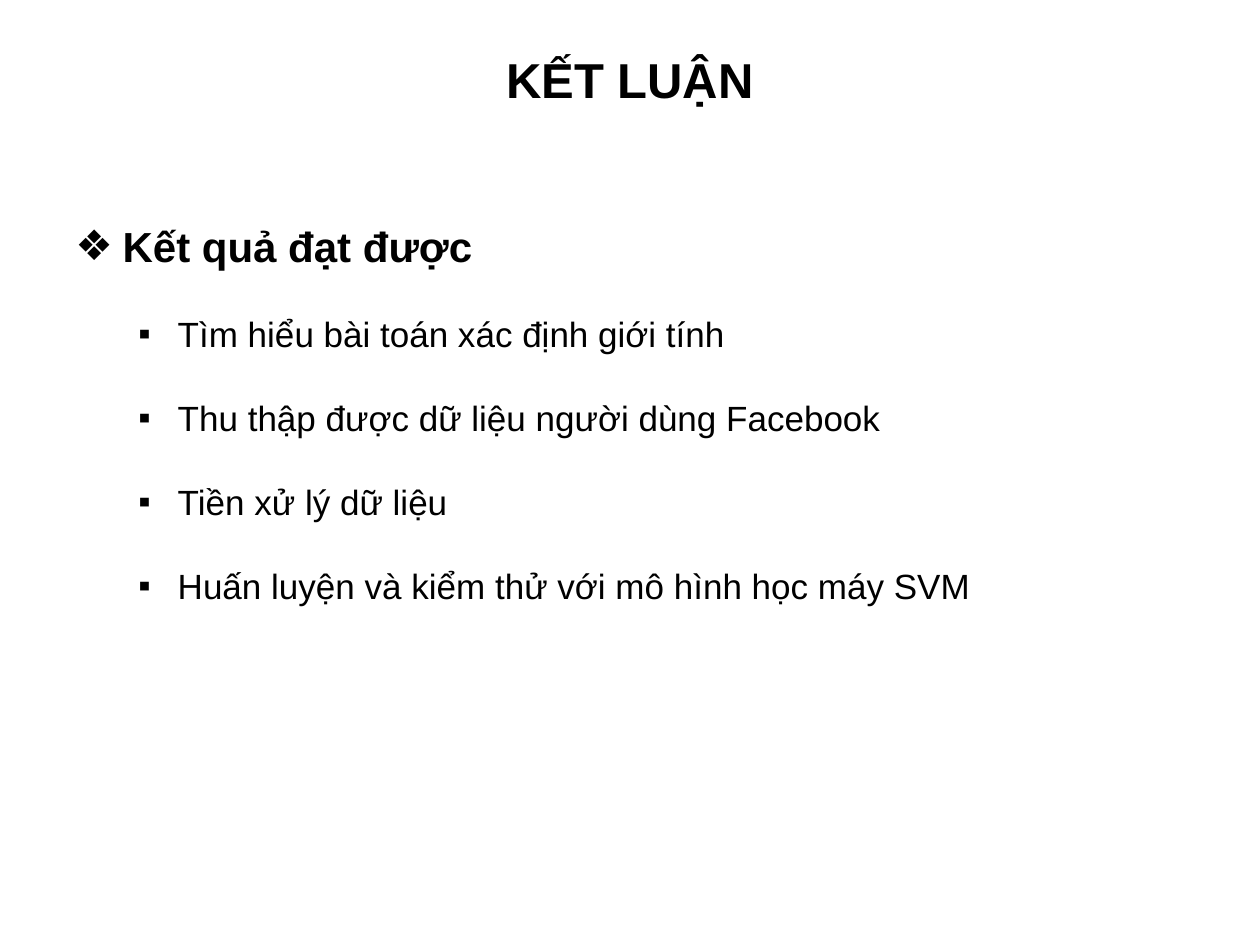
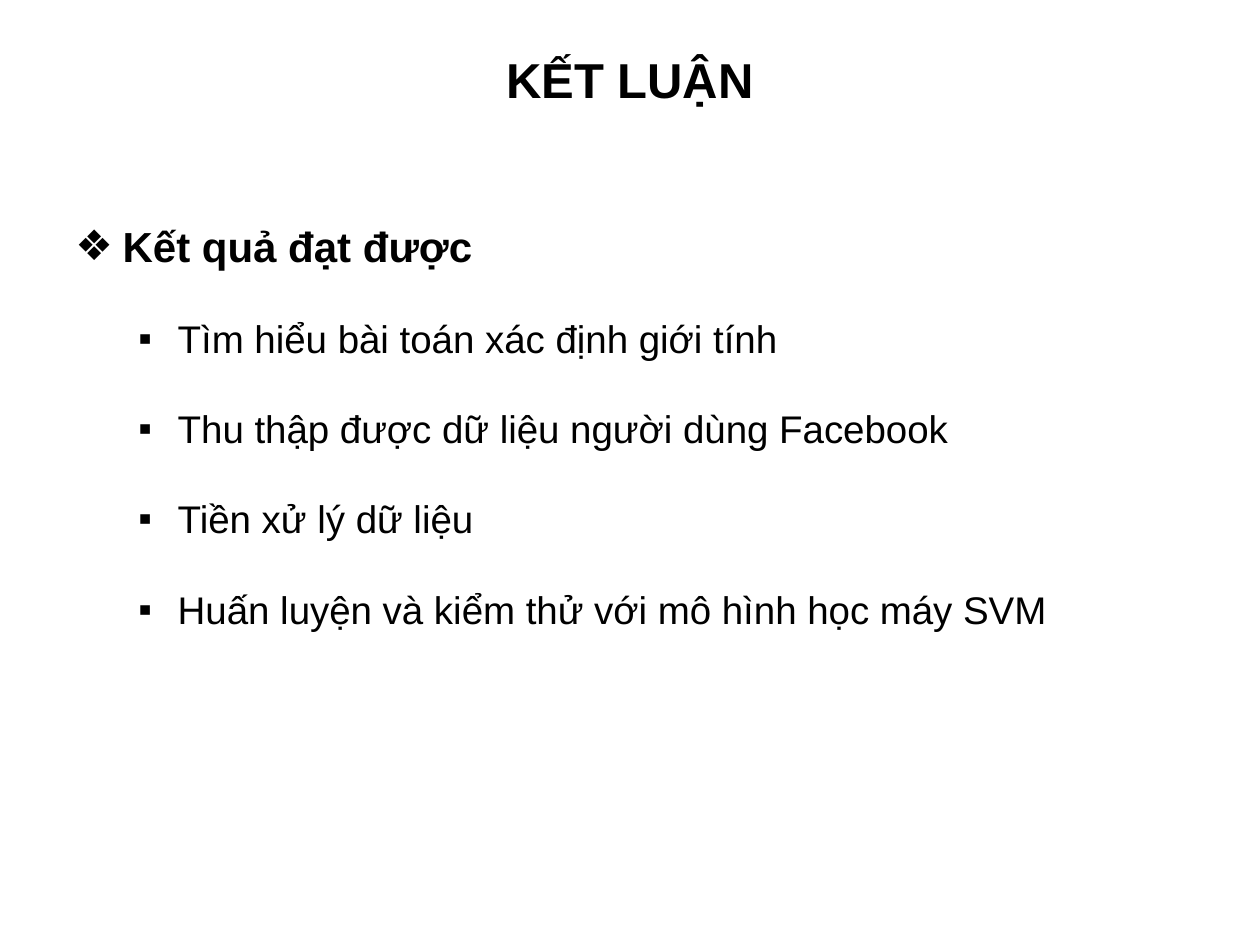
Before and after one commit to truonghaibg/thesis, a slide deck: slide 21 of tchai/Slide_LuanVan_TruongCongHai.ppt. Drawn at 1260x945 pixels with LibreOffice and Linux fonts; fonts in the diff are those of the drawing; background and template pictures are left out. Boxes give left, top, right and bottom in pixels: in the first picture for what was removed or moved away, otherwise in the second. Text is boxed around its words. In the diff, an @@ line names an element or a change of style, - is before the commit and + after.

```diff
--- a/tchai/Slide_LuanVan_TruongCongHai.ppt
+++ b/tchai/Slide_LuanVan_TruongCongHai.ppt
@@ text at (x1=178, y1=323, x2=1046, y2=631): size 20 to 22 pt in "Tìm hiểu bài toán xác định giới ...", "Thu thập được dữ liệu người dùng ...", "Tiền xử lý dữ liệu", "Huấn luyện và kiểm thử với mô ..." @@
```
Also in this commit, not shown: 13 other slides changed, 1 slide added, 1 slide removed.
